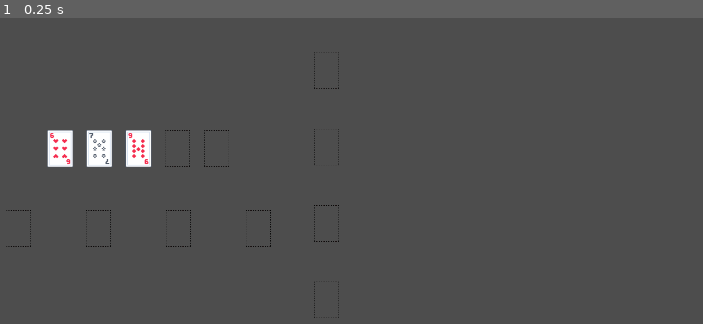
Above: before the commit, frame 1.
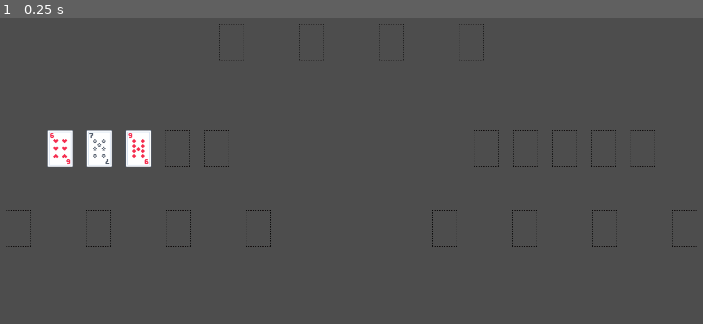
Above: after the commit, the same moment.

Repository: tessapower/spite-and-malice
Game: Godot game, scene res://scenes/game/game.tscn
The game is run twice, just before and just after one commit, with the same random seed, the same clock (stepped at 60 frames per second) and the same inputs.
Inputs:
- Up to frame 1 (0.25 s): no input

The runs differ from the first frame. In frame 1, 0.3% of the frame differs, in the area x 31-100%, y 1-99%.

Commit message:
Add opponent view to game scene

Diff:
--- a/spite-and-malice/scenes/game/game.tscn
+++ b/spite-and-malice/scenes/game/game.tscn
@@ -1,36 +1,39 @@
-[gd_scene load_steps=4 format=3 uid="uid://catmud87igrmh"]
+[gd_scene load_steps=5 format=3 uid="uid://catmud87igrmh"]
 
 [ext_resource type="Script" uid="uid://co2c3hlh1dvse" path="res://scripts/game.gd" id="1_sul5r"]
 [ext_resource type="PackedScene" uid="uid://bfi0rlnb7mkbo" path="res://scenes/ui/player_view.tscn" id="2_7h61r"]
+[ext_resource type="PackedScene" uid="uid://b84pf74fc154k" path="res://scenes/ui/opponent_view.tscn" id="2_kelw5"]
 [ext_resource type="PackedScene" uid="uid://by7d4vxbw0jng" path="res://scenes/components/pile.tscn" id="3_0sr1o"]
 
 [node name="Game" type="Node2D"]
 script = ExtResource("1_sul5r")
+
+[node name="OpponentView" parent="." instance=ExtResource("2_kelw5")]
 
 [node name="PlayerView" parent="." instance=ExtResource("2_7h61r")]
 
 [node name="PlayPiles" type="Node" parent="."]
 
 [node name="Pile0" parent="PlayPiles" instance=ExtResource("3_0sr1o")]
-position = Vector2(900, 796)
+position = Vector2(672, 176)
 rank_order = true
 selectable = false
 type = 1
 
 [node name="Pile1" parent="PlayPiles" instance=ExtResource("3_0sr1o")]
-position = Vector2(900, 612)
+position = Vector2(864, 176)
 rank_order = true
 selectable = false
 type = 1
 
 [node name="Pile2" parent="PlayPiles" instance=ExtResource("3_0sr1o")]
-position = Vector2(900, 428)
+position = Vector2(1056, 176)
 rank_order = true
 selectable = false
 type = 1
 
 [node name="Pile3" parent="PlayPiles" instance=ExtResource("3_0sr1o")]
-position = Vector2(900, 244)
+position = Vector2(1248, 176)
 rank_order = true
 selectable = false
 type = 1
